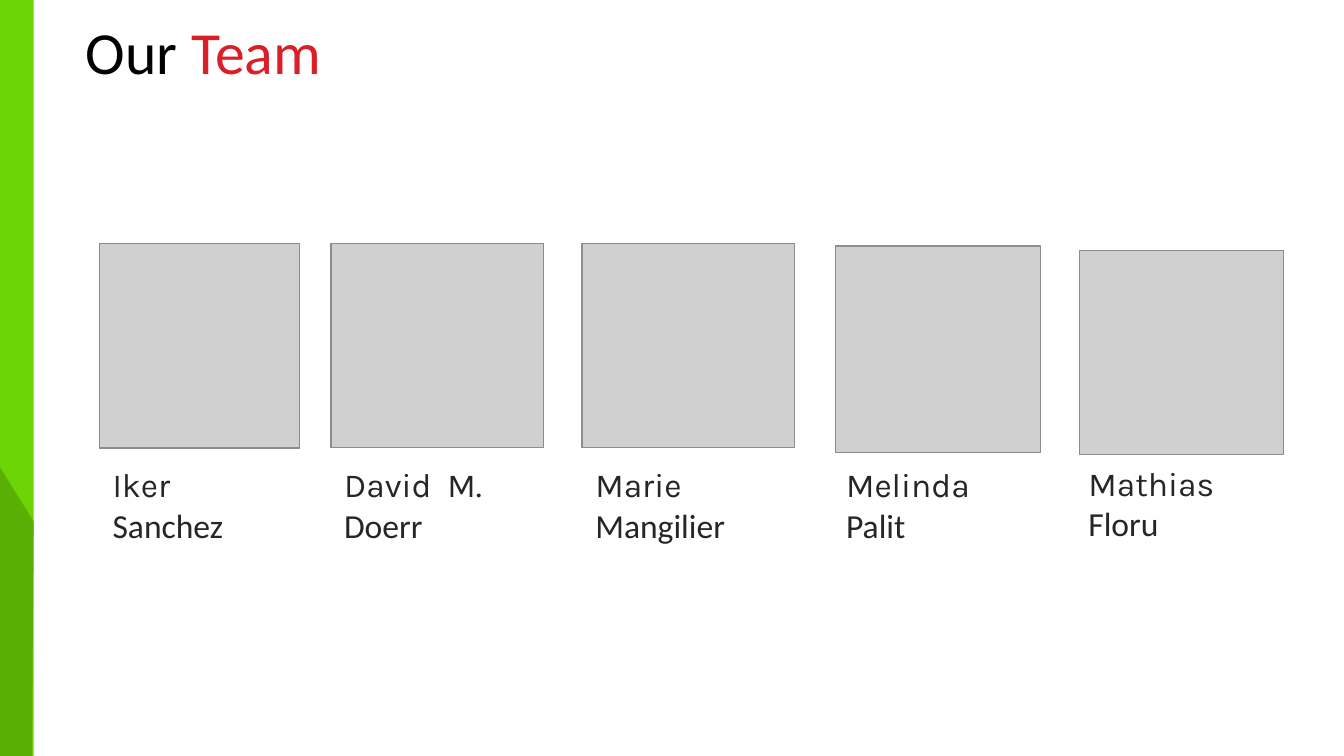
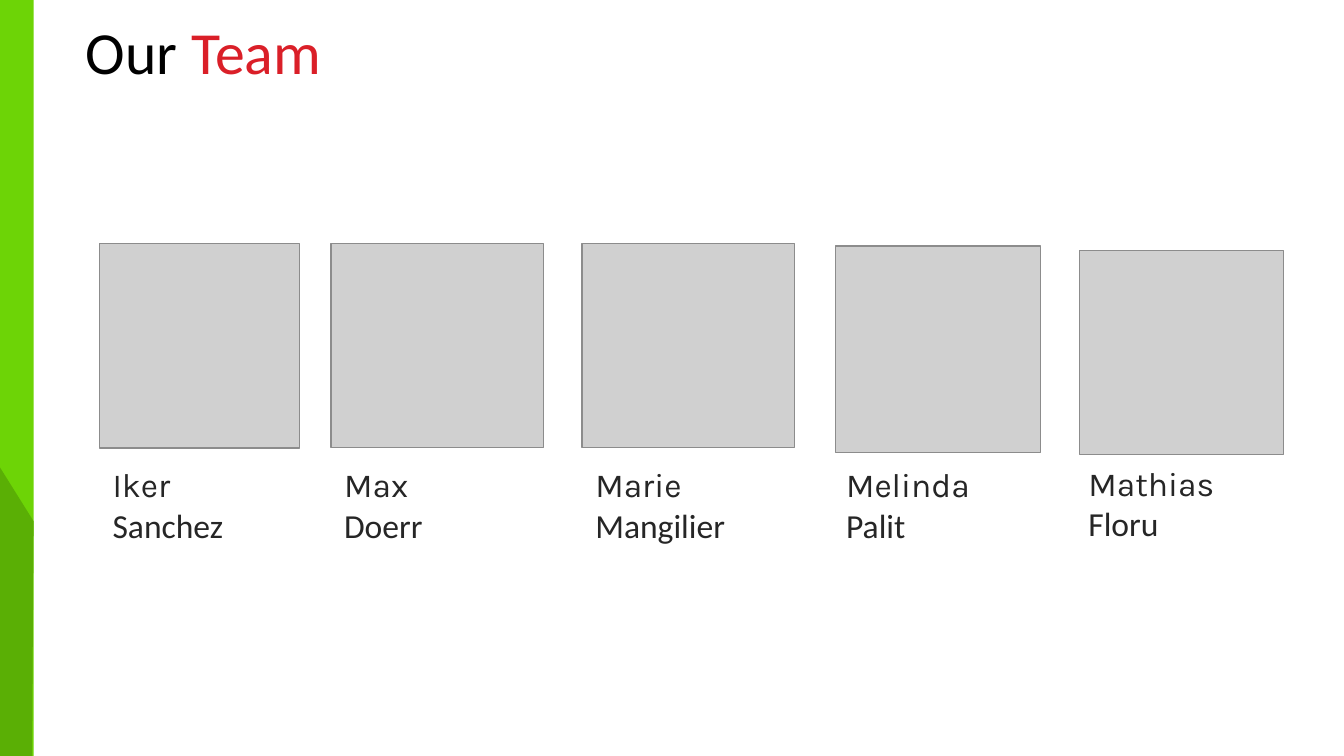
Before and after one commit to MFloru/Bacchus-R1, a slide deck: slide 2 of 2ndpresentation.pptx. Drawn at 1344x756 pixels with LibreOffice and Linux fonts; fonts in the diff are those of the drawing; grey boxes stand for pictures. Boxes give left, top, right and bottom in pixels: in the first picture for what was removed or moved away, otherwise in the second. Text is boxed around its words. In the diff, an @@ line names an element or a change of style, - is before the commit and + after.

Commit message:
Matthias with 2 t and i'm just max

```diff
--- a/2ndpresentation.pptx
+++ b/2ndpresentation.pptx
@@ text at bbox=[344, 476, 408, 498]: text changed @@
-David M.
+Max
```
